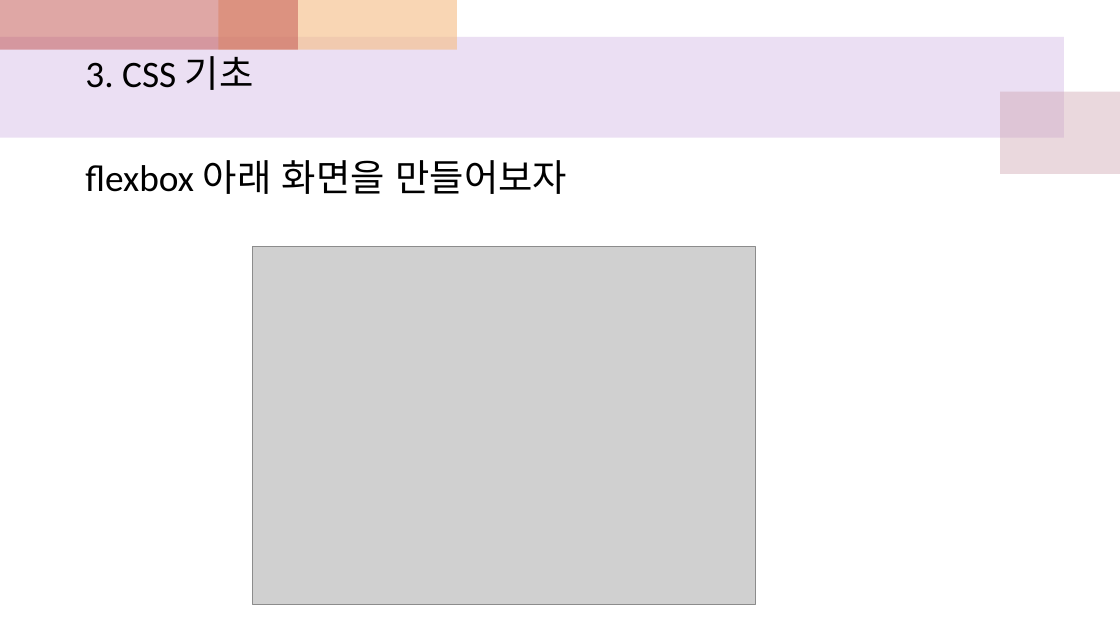
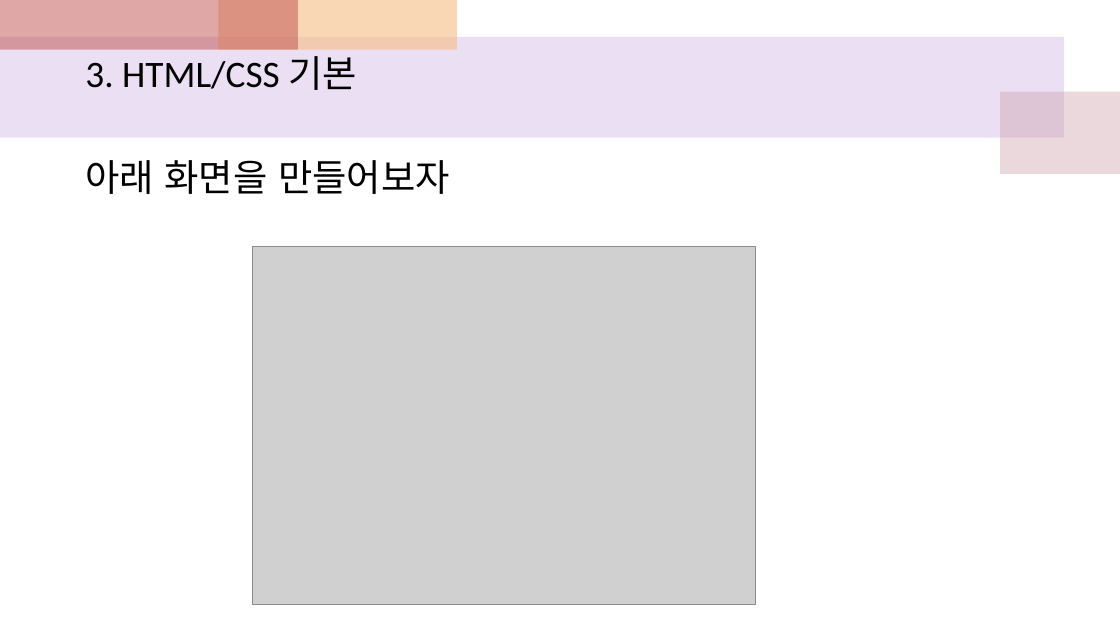
Before and after one commit to sonsungjong/html_css, a slide deck: slide 33 of htmlcss수업참고자료.pptx (slide 42 before the commit). Drawn at 1120x630 pixels with LibreOffice and Linux fonts; fonts in the diff are those of the drawing; grey boxes stand for pictures. Boxes give left, top, right and bottom in pixels: in the first picture for what was removed or moved away, otherwise in the second. Text is boxed around its words. In the diff, an @@ line names an element or a change of style, - is before the commit and + after.

```diff
--- a/htmlcss수업참고자료.pptx
+++ b/htmlcss수업참고자료.pptx
@@ text at box(85, 49, 450, 194): text changed @@
-3. CSS 기초
-flexbox 아래 화면을 만들어보자
+3. HTML/CSS 기본
+아래 화면을 만들어보자
```
Also in this commit, not shown: 7 other slides changed, 12 slides added, 12 slides removed.
